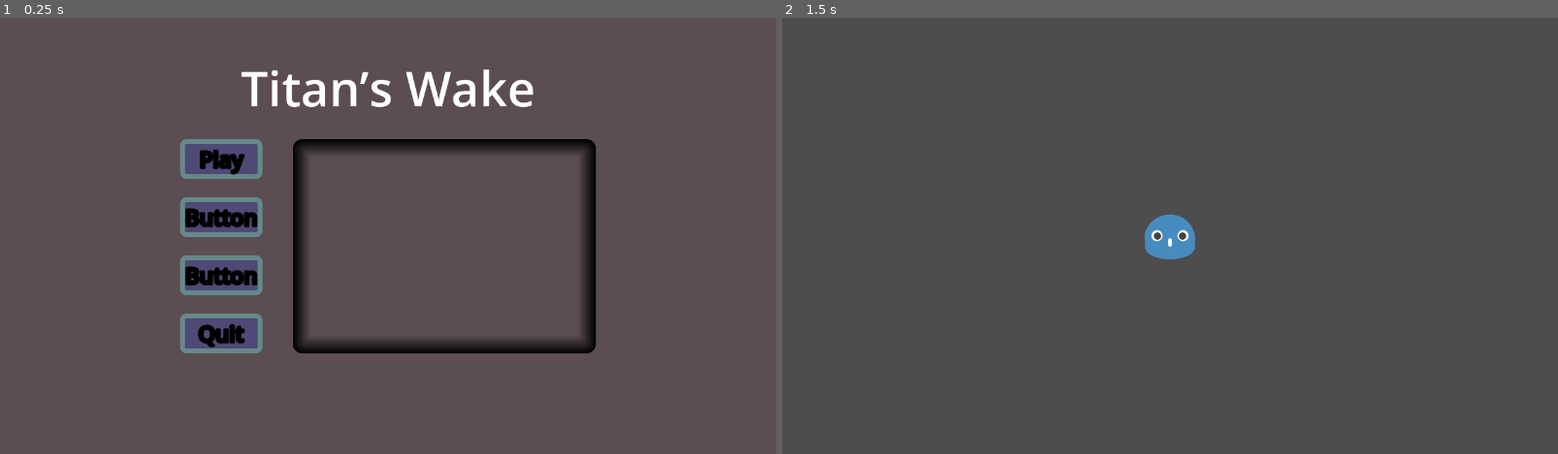
Above: before the commit, frames 1-2 (left to right).
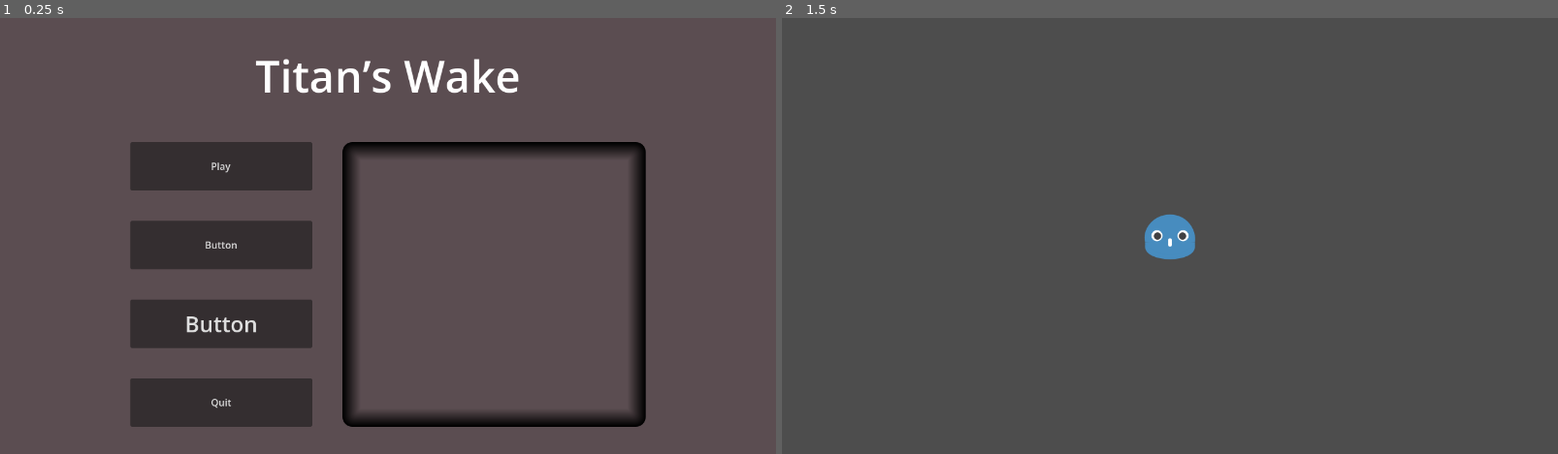
Above: after the commit, the same moments.

Repository: Sai-11011/godot-game-jam
Game: Godot game, scene res://Scenes/start_ui.tscn
Same seed, same stepped clock (60 frames per second), same inputs: the game is played once before the commit and once after it. The engine's default icon, where the game draws it, is replaced by a stand-in: a white triangle on a blue panel in a dark square.
Inputs:
- Up to frame 1 (0.25 s): no input
- Up to frame 2 (1.5 s): click "Play" at 0.5 s; tap Enter at 1.25 s

The runs differ from the first frame. In frame 1, 19% of the frame differs, in the area x 16-84%, y 9-94%; in frame 2, nothing differs.

Commit message:
changed the game name

Diff:
--- a/Scenes/start_ui.tscn
+++ b/Scenes/start_ui.tscn
@@ -3,6 +3,7 @@
 [ext_resource type="Script" uid="uid://bhwqypk7n8utc" path="res://Scripts/start_ui.gd" id="1_8k21b"]
 [ext_resource type="Texture2D" uid="uid://bycb0tn4lmn3d" path="res://icon.svg" id="1_hs70x"]
 [ext_resource type="Theme" uid="uid://bmun2ysgx4il8" path="res://Themes/Button.tres" id="3_avrgi"]
+[ext_resource type="FontFile" uid="uid://bff2euuw1dwit" path="res://Assets/fonts/PressStart2P-Regular.ttf" id="3_wfxj5"]
 
 [sub_resource type="StyleBoxFlat" id="StyleBoxFlat_wfxj5"]
 draw_center = false
@@ -59,12 +60,13 @@
 
 [node name="VBoxContainer" type="VBoxContainer" parent="MarginContainer" unique_id=1465611327]
 layout_mode = 2
-theme_override_constants/separation = 30
+theme_override_constants/separation = 60
 
 [node name="Label" type="Label" parent="MarginContainer/VBoxContainer" unique_id=117798941]
 layout_mode = 2
 size_flags_vertical = 0
-theme_override_font_sizes/font_size = 80
+theme_override_fonts/font = ExtResource("3_wfxj5")
+theme_override_font_sizes/font_size = 72
 text = "Titan’s Wake"
 horizontal_alignment = 1
 vertical_alignment = 1
@@ -77,25 +79,29 @@
 [node name="VBoxContainer" type="VBoxContainer" parent="MarginContainer/VBoxContainer/HBoxContainer" unique_id=1526663802]
 layout_mode = 2
 size_flags_horizontal = 4
-theme_override_constants/separation = 30
+theme_override_constants/separation = 50
 
 [node name="Play" type="Button" parent="MarginContainer/VBoxContainer/HBoxContainer/VBoxContainer" unique_id=1478888576]
+custom_minimum_size = Vector2(300, 80)
 layout_mode = 2
 theme = ExtResource("3_avrgi")
 text = "Play"
 
 [node name="Button2" type="Button" parent="MarginContainer/VBoxContainer/HBoxContainer/VBoxContainer" unique_id=3359453]
+custom_minimum_size = Vector2(300, 80)
 layout_mode = 2
 theme = ExtResource("3_avrgi")
 text = "Button"
 
 [node name="Button3" type="Button" parent="MarginContainer/VBoxContainer/HBoxContainer/VBoxContainer" unique_id=1280320549]
+custom_minimum_size = Vector2(0, 80)
 layout_mode = 2
 theme = ExtResource("3_avrgi")
 theme_override_font_sizes/font_size = 36
 text = "Button"
 
 [node name="Quit" type="Button" parent="MarginContainer/VBoxContainer/HBoxContainer/VBoxContainer" unique_id=1988123475]
+custom_minimum_size = Vector2(0, 80)
 layout_mode = 2
 theme = ExtResource("3_avrgi")
 text = "Quit"
--- a/Themes/Button.tres
+++ b/Themes/Button.tres
@@ -1,4 +1,6 @@
 [gd_resource type="Theme" format=3 uid="uid://bmun2ysgx4il8"]
+
+[ext_resource type="FontFile" uid="uid://bff2euuw1dwit" path="res://Assets/fonts/PressStart2P-Regular.ttf" id="1_3uj03"]
 
 [sub_resource type="StyleBoxFlat" id="StyleBoxFlat_og88e"]
 bg_color = Color(0.2387509, 0.2185288, 0.36093053, 1)
@@ -40,9 +42,11 @@
 Button/colors/font_color = Color(0, 0, 0, 1)
 Button/colors/font_focus_color = Color(0, 0, 0, 1)
 Button/colors/font_hover_color = Color(1, 1, 1, 1)
+Button/colors/font_outline_color = Color(0.39308554, 0.3930855, 0.39308548, 1)
 Button/colors/font_pressed_color = Color(0, 0, 0, 1)
 Button/constants/outline_size = 10
 Button/font_sizes/font_size = 36
+Button/fonts/font = ExtResource("1_3uj03")
 Button/styles/focus = SubResource("StyleBoxFlat_og88e")
 Button/styles/hover = SubResource("StyleBoxFlat_3uj03")
 Button/styles/normal = SubResource("StyleBoxFlat_xl6ml")
--- a/project.godot
+++ b/project.godot
@@ -14,7 +14,8 @@
 
 [application]
 
-config/name="Game-jam"
+
+config/name="TitansWake"
 run/main_scene="uid://bw1j84xhoel56"
 config/features=PackedStringArray("4.6", "Forward Plus")
 config/icon="res://icon.svg"
Not shown, changed: PlaceHolders/player.svg.import
